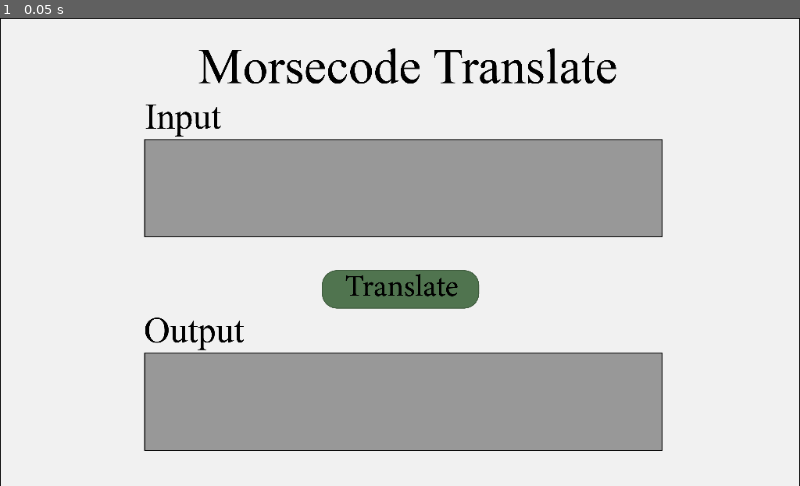
Above: before the commit, frame 1.
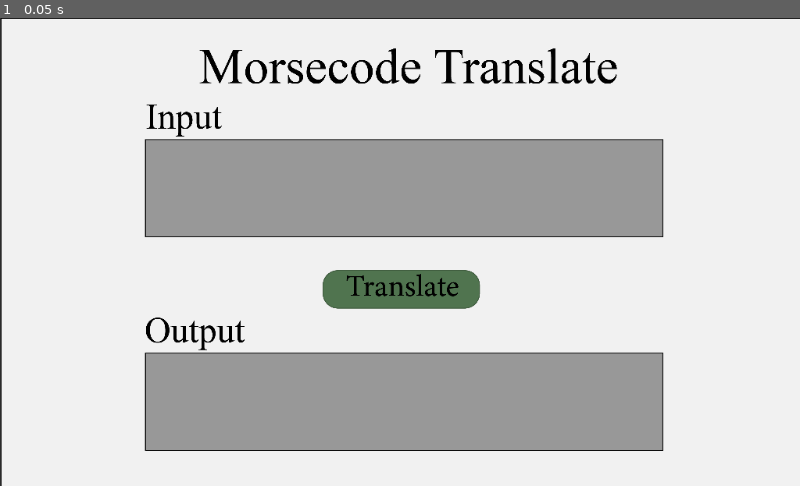
Above: after the commit, the same moment.

Repository: Mlogsted/Prog-C-Eksamen
Game: Godot game, scene res://Interface.tscn
Same seed, same stepped clock (60 frames per second), same inputs: the game is played once before the commit and once after it. This scene is started directly instead of the project's main scene.
Inputs:
- Up to frame 1 (0.05 s): no input

The runs differ from the first frame. In frame 1, 1.8% of the frame differs, in the area x 0-100%, y 0-100%.

Commit message:
UI, tekstfelt

Diff:
--- a/src/Interface.tscn
+++ b/src/Interface.tscn
@@ -1,8 +1,13 @@
-[gd_scene load_steps=7 format=2]
+[gd_scene load_steps=9 format=2]
 
 [ext_resource path="res://Image/Baggrund_liggende.png" type="Texture" id=1]
 [ext_resource path="res://Image/Translate_knap_trykket.png" type="Texture" id=2]
 [ext_resource path="res://Image/Translate_knap.png" type="Texture" id=3]
+[ext_resource path="res://Image/OpenSans-Regular.ttf" type="DynamicFontData" id=4]
+
+[sub_resource type="DynamicFont" id=4]
+size = 55
+font_data = ExtResource( 4 )
 
 [sub_resource type="StyleBoxEmpty" id=1]
 
@@ -22,7 +27,8 @@
 color = Color( 0, 0, 0, 0.333333 )
 
 [node name="TextureRect" type="TextureRect" parent="CanvasLayer"]
-margin_right = 4255.0
+margin_left = 1.0
+margin_right = 4256.0
 margin_bottom = 2500.0
 rect_scale = Vector2( 0.240781, 0.240713 )
 texture = ExtResource( 1 )
@@ -36,10 +42,14 @@
 texture_pressed = ExtResource( 2 )
 
 [node name="LineEdit" type="LineEdit" parent="CanvasLayer/TextureRect"]
-margin_left = 768.0
+margin_left = 781.0
 margin_top = 652.0
-margin_right = 3518.0
+margin_right = 3505.0
 margin_bottom = 1163.0
+custom_colors/cursor_color = Color( 0, 0, 0, 1 )
+custom_colors/font_color_selected = Color( 1, 1, 1, 1 )
+custom_colors/font_color = Color( 0, 0, 0, 1 )
+custom_fonts/font = SubResource( 4 )
 custom_styles/read_only = SubResource( 1 )
 custom_styles/focus = SubResource( 2 )
 custom_styles/normal = SubResource( 3 )
Binary file added: src/Image/OpenSans-Regular.ttf
